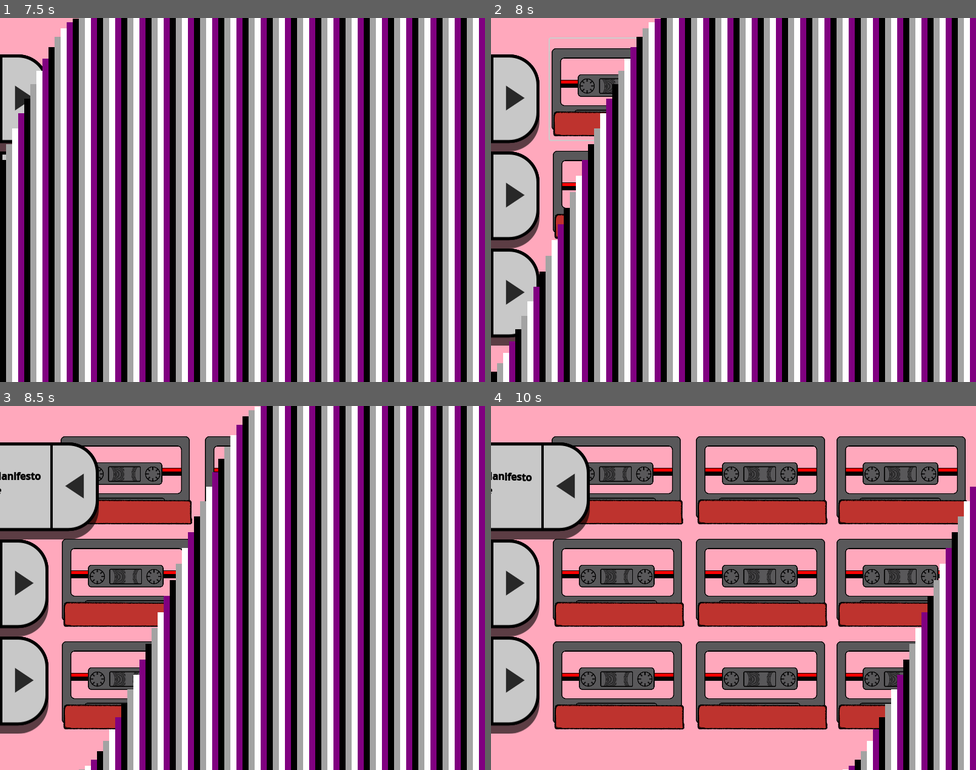
Above: before the commit, frames 1-4 (two rows, left to right).
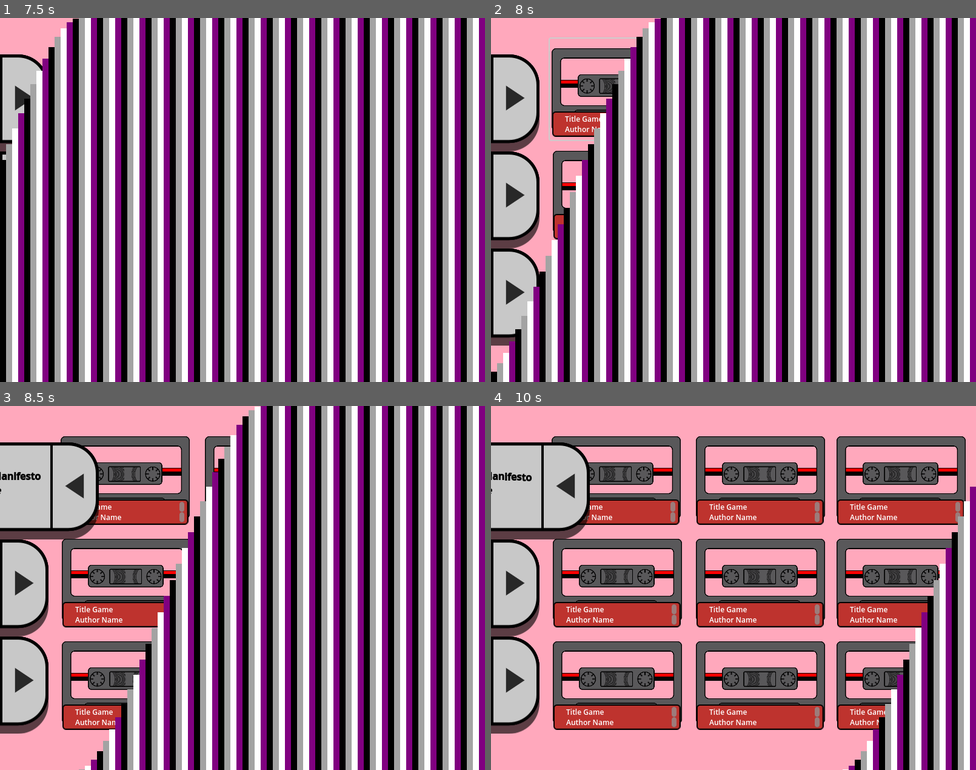
Above: after the commit, the same moments.

Repository: Falme/Mixtapes
Game: Godot game, scene res://Scenes/splash.tscn
Two runs of this game, one before a commit and one after it. Both use one fixed random seed, a clock stepped at 60 frames per second and the inputs below.
Inputs (mouse positions are in pixels of both pictures, inside the frame that each line leads up to):
- Up to frame 1 (7.5 s): click (121, 90) at 7.27 s
- Up to frame 2 (8 s): no input
- Up to frame 3 (8.5 s): click (24, 486) at 8.02 s
- Up to frame 4 (10 s): click (612, 478) at 8.77 s; click (563, 486) at 9.52 s

Frame 1 is identical in both runs. In frame 2, 0.3% of the frame differs, in the area x 12-24%, y 25-61%; in frame 3, 0.9%; in frame 4, 3.8%, in the area x 12-99%, y 25-89%.
Error in both runs: Attempt to call function 'get_as_text' in base 'null instance' on a null instance. (res://Scripts/Collection/tape_configuration.gd:12)

Commit message:
Added Author to the Label of Game Tape

Diff:
--- a/Prefabs/Collection/tape_game.tscn
+++ b/Prefabs/Collection/tape_game.tscn
@@ -2,7 +2,7 @@
 
 [ext_resource type="Script" path="res://Scripts/Collection/tape_configuration.gd" id="1_76dmi"]
 [ext_resource type="Texture2D" uid="uid://vppojqhi5lv3" path="res://Sprites/K7-Icon.svg" id="2_dj6mr"]
-[ext_resource type="Texture2D" uid="uid://bw3nlsanott0x" path="res://Sprites/folder_front.png" id="3_7xgss"]
+[ext_resource type="Texture2D" uid="uid://d3qosjlhtqfct" path="res://Sprites/tape_label.svg" id="3_uldxl"]
 [ext_resource type="Script" path="res://Scripts/ExternalGame/call_external_game.gd" id="4_7nuq8"]
 
 [node name="TapeGame" type="TextureRect"]
@@ -35,31 +35,45 @@
 expand_mode = 3
 stretch_mode = 5
 
-[node name="TapeLabel" type="TextureRect" parent="."]
+[node name="TapeLabel" type="NinePatchRect" parent="."]
 layout_mode = 1
-anchors_preset = 15
+anchors_preset = -1
+anchor_top = 0.75
 anchor_right = 1.0
 anchor_bottom = 1.0
-offset_left = -3.8
-offset_top = 5.2
-offset_right = 8.93796
-offset_bottom = 5.2
 grow_horizontal = 2
 grow_vertical = 2
-texture = ExtResource("3_7xgss")
-expand_mode = 3
-stretch_mode = 5
+texture = ExtResource("3_uldxl")
+patch_margin_left = 16
+patch_margin_top = 16
+patch_margin_right = 16
+patch_margin_bottom = 16
 
 [node name="TitleGame" type="RichTextLabel" parent="TapeLabel"]
 layout_mode = 1
 anchors_preset = -1
-anchor_left = 0.045
-anchor_top = 0.739
+anchor_left = 0.1
+anchor_top = 0.1
 anchor_right = 0.966
-anchor_bottom = 0.943
+anchor_bottom = 0.5
 grow_horizontal = 2
 grow_vertical = 2
+theme_override_font_sizes/normal_font_size = 12
 bbcode_enabled = true
+text = "Title Game"
+
+[node name="AuthorGame" type="RichTextLabel" parent="TapeLabel"]
+layout_mode = 1
+anchors_preset = -1
+anchor_left = 0.1
+anchor_top = 0.5
+anchor_right = 0.966
+anchor_bottom = 0.9
+grow_horizontal = 2
+grow_vertical = 2
+theme_override_font_sizes/normal_font_size = 12
+bbcode_enabled = true
+text = "Author Name"
 
 [node name="ToGame" type="Button" parent="."]
 layout_mode = 1
--- a/Scripts/Collection/tape_configuration.gd
+++ b/Scripts/Collection/tape_configuration.gd
@@ -28,6 +28,7 @@
 	pass
 
 func _load_author(_authorName):
+	$TapeLabel/AuthorGame.text = "👥 "+_authorName
 	pass
 
 func _load_banner(_bannerName):
--- /dev/null
+++ b/Sprites/tape_label.svg
@@ -0,0 +1,47 @@
+<?xml version="1.0" encoding="UTF-8" standalone="no"?>
+<!-- Created with Inkscape (http://www.inkscape.org/) -->
+
+<svg
+   width="64"
+   height="64"
+   viewBox="0 0 64 64"
+   version="1.1"
+   id="svg1"
+   xml:space="preserve"
+   inkscape:version="1.3.2 (091e20e, 2023-11-25, custom)"
+   sodipodi:docname="tape_label.svg"
+   xmlns:inkscape="http://www.inkscape.org/namespaces/inkscape"
+   xmlns:sodipodi="http://sodipodi.sourceforge.net/DTD/sodipodi-0.dtd"
+   xmlns="http://www.w3.org/2000/svg"
+   xmlns:svg="http://www.w3.org/2000/svg"><sodipodi:namedview
+     id="namedview1"
+     pagecolor="#ffffff"
+     bordercolor="#666666"
+     borderopacity="1.0"
+     inkscape:showpageshadow="2"
+     inkscape:pageopacity="0.0"
+     inkscape:pagecheckerboard="0"
+     inkscape:deskcolor="#d1d1d1"
+     inkscape:document-units="mm"
+     inkscape:zoom="7.9867624"
+     inkscape:cx="35.809254"
+     inkscape:cy="31.301795"
+     inkscape:window-width="1448"
+     inkscape:window-height="944"
+     inkscape:window-x="778"
+     inkscape:window-y="50"
+     inkscape:window-maximized="0"
+     inkscape:current-layer="layer1" /><defs
+     id="defs1" /><g
+     inkscape:label="Camada 1"
+     inkscape:groupmode="layer"
+     id="layer1"
+     transform="translate(-1.6177695,-1.6177714)"><rect
+       style="fill:#be332e;fill-opacity:1;stroke:#000000;stroke-width:1.95592;stroke-linecap:round;stroke-linejoin:round;stroke-dasharray:none;stroke-opacity:1"
+       id="rect1"
+       width="62.044083"
+       height="62.044079"
+       x="2.5957277"
+       y="-64.639809"
+       transform="scale(1,-1)"
+       ry="4.6406617" /></g></svg>
Not shown, added: Sprites/tape_label.svg.import
